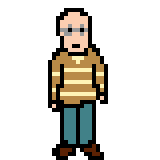
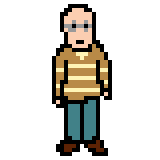
The second 160 × 160 image is a revision of the first. Changes to its layers:
painted on "圖層" over left=48, top=4, right=112, bottom=160
